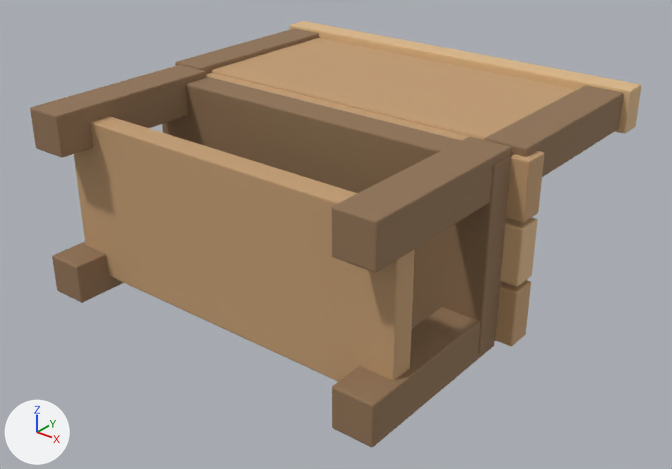
What one commit did to the FBX model Assets/GeneratedBaseItems/10_Survivor_Workbench.fbx.
Rendered twice from a 50 mm camera at (3.16, -2.75, 2.15) aimed at (0.04, 1.15, -0.27). The axes (+X, +Y, +Z) are drawn at lower left. The lights are the same throughout. The first picture is the older version. Vertices at exactly the same position are counted once.

In view in the first picture: '10_Survivor_Workbench'.
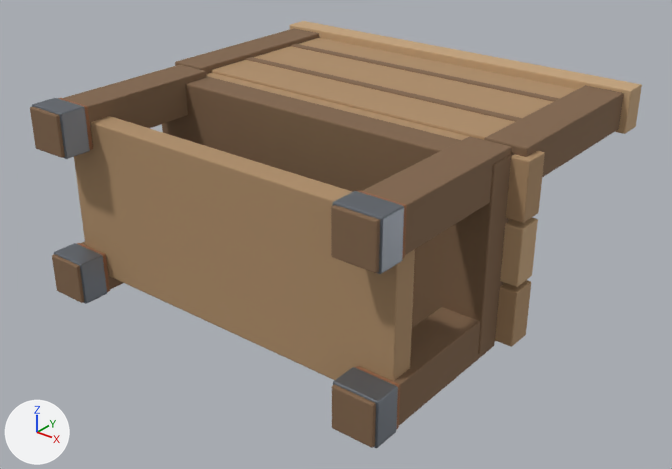
Pixel boxes (x1, y1, x2, y2) of what changed, in the pictures (672 x 469 px):
'10_Survivor_Workbench', recoloured, surface changed, reshaped: before (30, 21, 641, 447); after (30, 21, 642, 448)
part 1 of me_10_survivor_workbench_mesh_001, added: after (333, 367, 398, 448)
part 2 of me_10_survivor_workbench_mesh_001, added: after (355, 366, 400, 430)
part 3 of me_10_survivor_workbench_mesh_001, added: after (332, 191, 404, 274)
part 4 of me_10_survivor_workbench_mesh_001, added: after (358, 191, 407, 259)
part 5 of me_10_survivor_workbench_mesh_001, added: after (54, 243, 107, 304)
part 6 of me_10_survivor_workbench_mesh_001, added: after (77, 243, 110, 292)
part 7 of me_10_survivor_workbench_mesh_001, added: after (32, 98, 90, 159)
part 8 of me_10_survivor_workbench_mesh_001, added: after (58, 98, 93, 150)
part 9 of me_10_survivor_workbench_mesh_001, added (mostly hidden): after (290, 44, 560, 102)
part 10 of me_10_survivor_workbench_mesh_001, added (mostly hidden): after (245, 57, 522, 122)

Edits to the bpy script that builds the scene:
```text
Change mat_wood___charred_and_stained:
    mat_wood___charred_and_stained.base_color: (0.28, 0.17, 0.09) -> (0.22, 0.13, 0.07)  # brown #907355 -> brown #81654b
Change mat_wood___weathered_cedar:
    mat_wood___weathered_cedar.base_color: (0.55, 0.34, 0.17) -> (0.43, 0.27, 0.14)  # brown #c49e73 -> brown #af8e69
Change mat_wood___cut_end:
    mat_wood___cut_end.roughness: 0.72 -> 0.78
Change mat_wood___exposed_grain:
    mat_wood___exposed_grain.base_color: (0.72, 0.48, 0.25) -> (0.56, 0.37, 0.2)  # beige #ddb889 -> brown #c5a47c
    mat_wood___exposed_grain.roughness: 0.74 -> 0.8
Change mat_paint___faded_survival_blue:
    mat_paint___faded_survival_blue.base_color: (0.18, 0.48, 0.78) -> (0.18, 0.46, 0.74)  # blue #76b8e5 -> blue #76b5df
    mat_paint___faded_survival_blue.metallic: 0.25 -> 0.24
    mat_paint___faded_survival_blue.roughness: 0.45 -> 0.48
Change mat_rust___orange_oxide:
    mat_rust___orange_oxide.base_color: (0.74, 0.34, 0.12) -> (0.64, 0.28, 0.11)  # orange #df9e61 -> orange #d1905d
    mat_rust___orange_oxide.metallic: 0.35 -> 0.32
    mat_rust___orange_oxide.roughness: 0.68 -> 0.76
Change me_10_survivor_workbench_mesh_001:
    remove me_10_survivor_workbench_mesh_001.from_pydata(...)  # 2308 vertices, 2238 faces; spans x -1.28..1.28, y 0.0..2.42, z -0.83..0.59
    add me_10_survivor_workbench_mesh_001.from_pydata(...)  # 3105 vertices, 2984 faces; spans x -1.28..1.28, y 0.0..2.42, z -0.83..0.59
    me_10_survivor_workbench_mesh_001 part 1: the loose piece of 56 vertices spanning x 0.93..1.17, y 0.0..1.1, z -0.57..-0.33 is copied, and the copy is scaled about its middle by (1.1, 0.139, 1.1), then moved by (0.0, -0.45, 0.0), in mat_iron___dark_forged_steel (grey #797e86); it spans x 0.92..1.18, y 0.02..0.18, z -0.58..-0.32
    me_10_survivor_workbench_mesh_001 part 2: the loose piece of 56 vertices spanning x 0.93..1.17, y 0.0..1.1, z -0.57..-0.33 is copied, and the copy is scaled about its middle by (1.06, 0.0381, 1.06), then moved by (0.0, -0.37, 0.0), in mat_rust___deep_brown (brown #9e6c4b); it spans x 0.93..1.17, y 0.16..0.2, z -0.57..-0.32
    me_10_survivor_workbench_mesh_001 part 3: the loose piece of 56 vertices spanning x 0.93..1.17, y 0.0..1.1, z 0.33..0.57 is copied, and the copy is scaled about its middle by (1.1, 0.139, 1.1), then moved by (0.0, -0.45, 0.0), in mat_iron___dark_forged_steel (grey #797e86); it spans x 0.92..1.18, y 0.02..0.18, z 0.32..0.58
    me_10_survivor_workbench_mesh_001 part 4: the loose piece of 56 vertices spanning x 0.93..1.17, y 0.0..1.1, z 0.33..0.57 is copied, and the copy is scaled about its middle by (1.06, 0.0381, 1.06), then moved by (0.0, -0.37, 0.0), in mat_rust___deep_brown (brown #9e6c4b); it spans x 0.93..1.17, y 0.16..0.2, z 0.32..0.57
    me_10_survivor_workbench_mesh_001 part 5: the loose piece of 56 vertices spanning x -1.17..-0.93, y 0.0..1.1, z -0.57..-0.33 is copied, and the copy is scaled about its middle by (1.1, 0.139, 1.1), then moved by (0.0, -0.45, 0.0), in mat_iron___dark_forged_steel (grey #797e86); it spans x -1.18..-0.92, y 0.02..0.18, z -0.58..-0.32
    me_10_survivor_workbench_mesh_001 part 6: the loose piece of 56 vertices spanning x -1.17..-0.93, y 0.0..1.1, z -0.57..-0.33 is copied, and the copy is scaled about its middle by (1.06, 0.0381, 1.06), then moved by (0.0, -0.37, 0.0), in mat_rust___deep_brown (brown #9e6c4b); it spans x -1.17..-0.93, y 0.16..0.2, z -0.57..-0.32
    me_10_survivor_workbench_mesh_001 part 7: the loose piece of 56 vertices spanning x -1.17..-0.93, y 0.0..1.1, z 0.33..0.57 is copied, and the copy is scaled about its middle by (1.1, 0.139, 1.1), then moved by (0.0, -0.45, 0.0), in mat_iron___dark_forged_steel (grey #797e86); it spans x -1.18..-0.92, y 0.02..0.18, z 0.32..0.58
    me_10_survivor_workbench_mesh_001 part 8: the loose piece of 56 vertices spanning x -1.17..-0.93, y 0.0..1.1, z 0.33..0.57 is copied, and the copy is scaled about its middle by (1.06, 0.0381, 1.06), then moved by (0.0, -0.37, 0.0), in mat_rust___deep_brown (brown #9e6c4b); it spans x -1.17..-0.93, y 0.16..0.2, z 0.32..0.57
    me_10_survivor_workbench_mesh_001 part 9: the loose piece of 56 vertices spanning x -1.14..1.14, y 1.2..2.32, z 0.38..0.54 is copied, and the copy is scaled about its middle by (0.944, 0.0464, 1.12), then moved by (0.0, 0.22, 0.0), in mat_wood___charred_and_stained (brown #81654b); it spans x -1.08..1.08, y 1.95..2.01, z 0.37..0.55
    me_10_survivor_workbench_mesh_001 part 10: the loose piece of 56 vertices spanning x -1.14..1.14, y 1.2..2.32, z 0.38..0.54 is copied, and the copy is scaled about its middle by (0.944, 0.0464, 1.12), then moved by (0.0, -0.22, 0.0), in mat_wood___charred_and_stained (brown #81654b); it spans x -1.08..1.08, y 1.51..1.57, z 0.37..0.55
    other edits to the shape of me_10_survivor_workbench_mesh_001 do not show in these pictures
    add me_10_survivor_workbench_mesh_001.materials.append(mat_iron___dark_forged_steel)  # grey #797e86
    add me_10_survivor_workbench_mesh_001.materials.append(mat_rust___deep_brown)  # brown #9e6c4b
```
